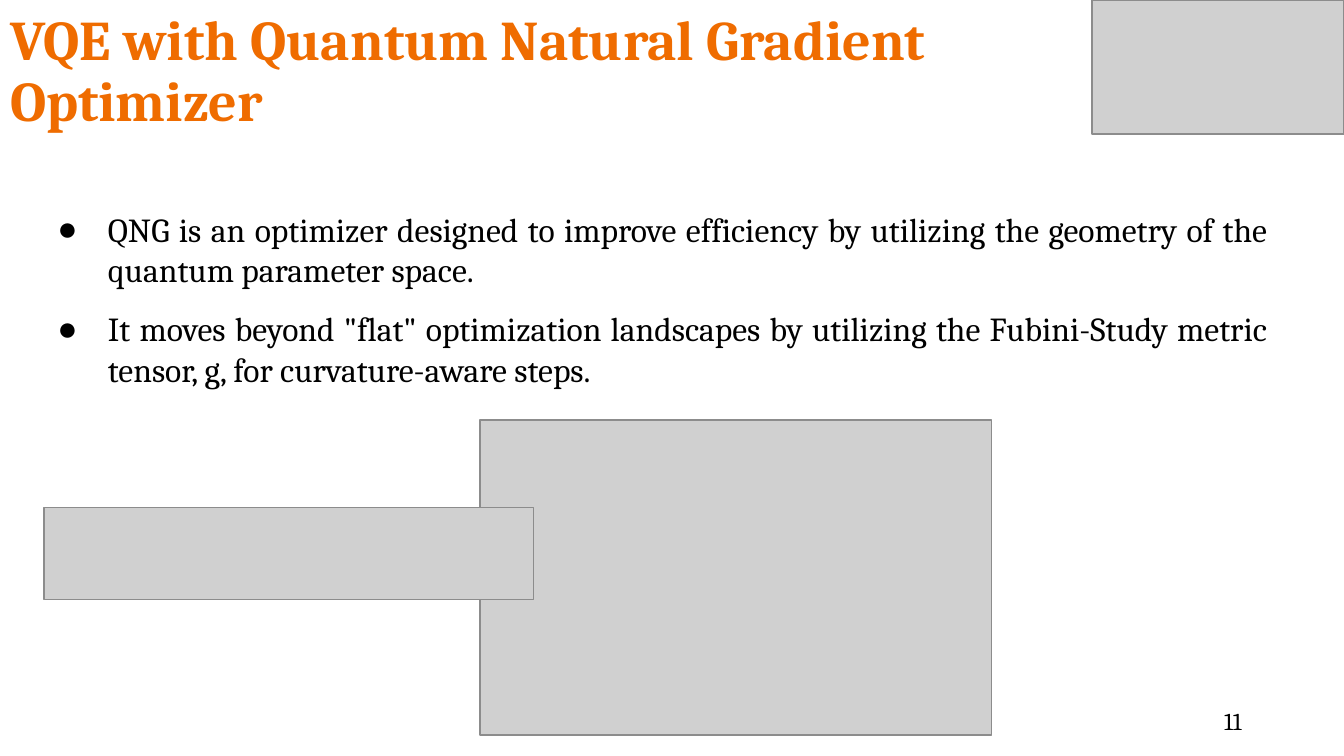
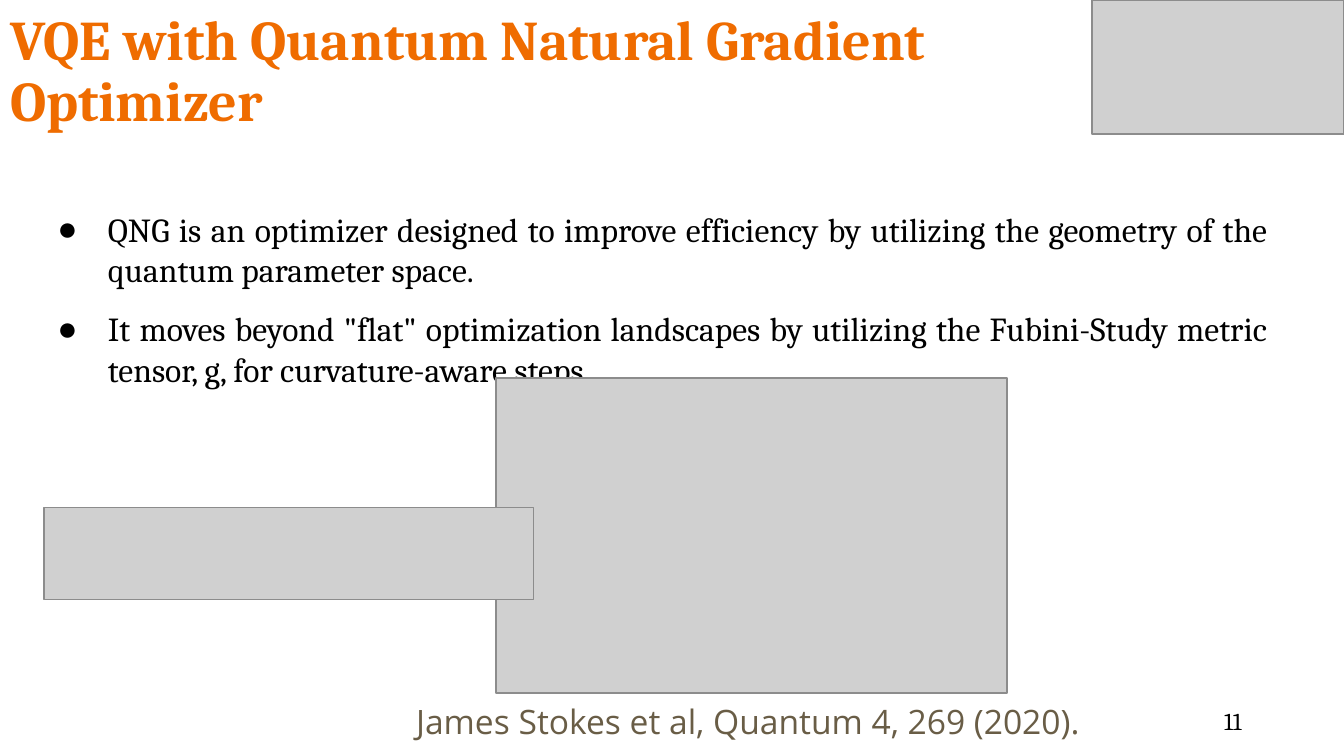
Before and after one commit to ichen17/Qhack2024-project, a slide deck: slide 11 of VQE.pptx. Drawn at 1344x756 pixels with LibreOffice and Linux fonts; fonts in the diff are those of the drawing; grey boxes stand for pictures. Boxes give left, top, right and bottom in pixels: in the first picture for what was removed or moved away, otherwise in the second. Text is boxed around its words. In the diff, an @@ line names an element or a change of style, - is before the commit and + after.

```diff
--- a/VQE.pptx
+++ b/VQE.pptx
@@ picture: place and size @@
-picture at (480, 419, 991, 734)
+picture at (496, 378, 1007, 692)
@@ text added at (416, 708, 1080, 741), 18 pt, text #695D46 @@
+James Stokes et al, Quantum 4, 269 (2020).
```
